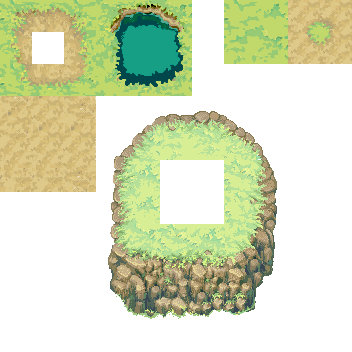
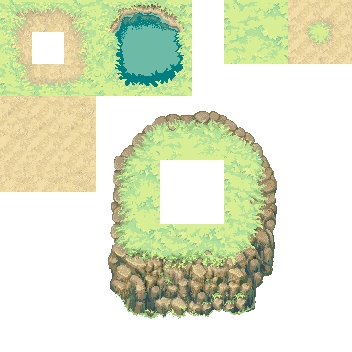
The second 352 × 352 image is a revision of the first. Changes to its layers:
renamed "Layer 0" to "Cliff_tileset", moved it above "Layer 0", painted on it over box(0, 0, 352, 192)
renamed "Cliff_tileset" to "Layer 0", painted on it over box(0, 0, 352, 192)